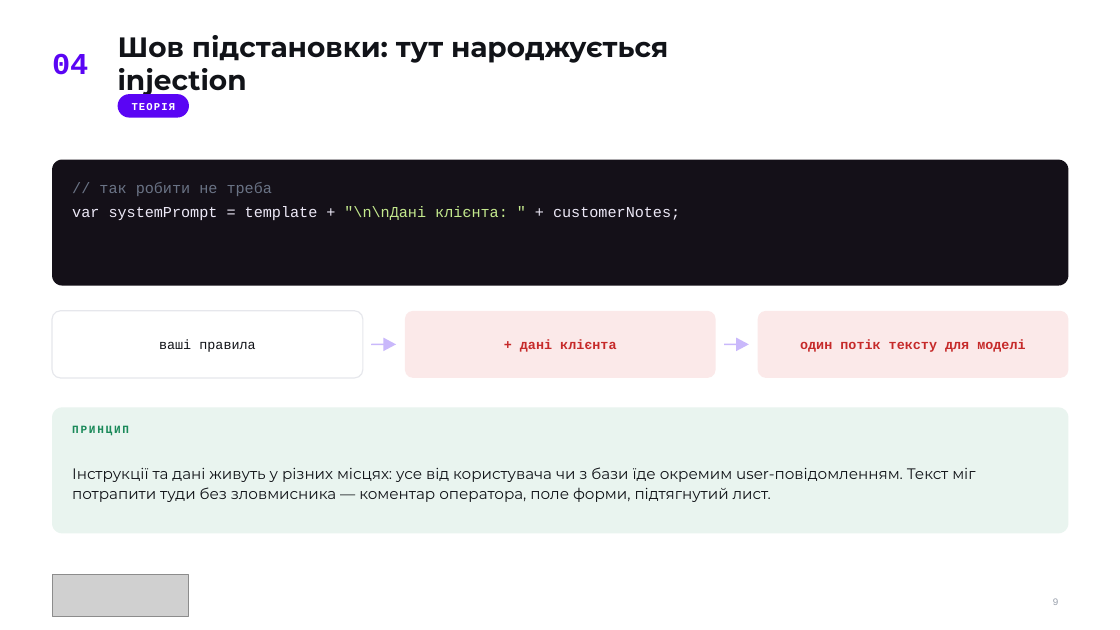
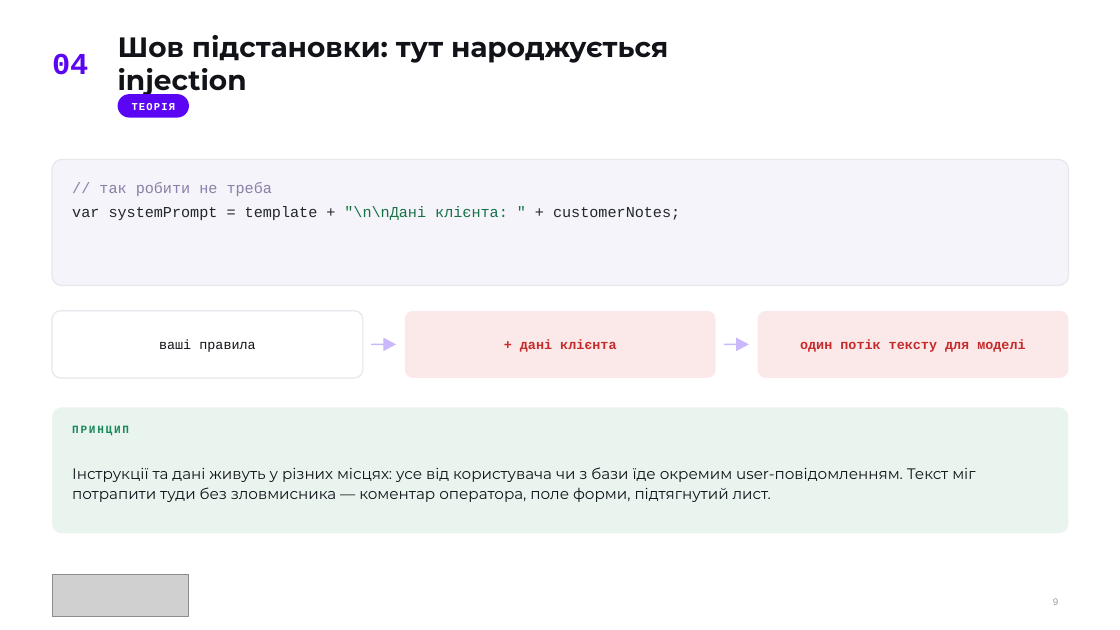
Before and after one commit to TarasFedorenkoFTV/llmops-bootcamp, a slide deck: slide 9 of docs/decks/L02.pptx. Drawn at 1120x630 pixels with LibreOffice and Linux fonts; fonts in the diff are those of the drawing; grey boxes stand for pictures. Boxes give left, top, right and bottom in pixels: in the first picture for what was removed or moved away, otherwise in the second. Text is boxed around its words. In the diff, an @@ line names an element or a change of style, - is before the commit and + after.

```diff
--- a/docs/decks/L02.pptx
+++ b/docs/decks/L02.pptx
@@ rounded rectangle at <box>52,160,1069,286</box>: fill #141018 to #F5F4FA; outline none to #E6E7EC 1 pt @@
@@ text "// так робити не треба" at <box>72,182,680,220</box>: text colour #6A7385 to #8A7FA6 in "// так робити не треба"; text colour #ECE8F6 to #23262F in "var systemPrompt = template + + customerNotes;"; text colour #C3E88D to #177245 in ""\n\nДані клієнта: "" @@
```
Also in this commit, not shown: 5 other slides changed, 23 other files.
